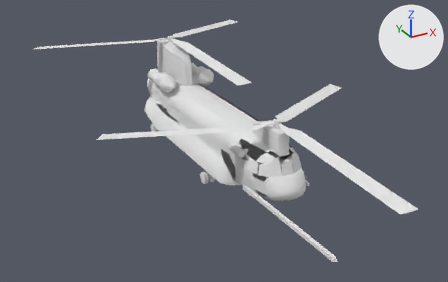
The glTF model src/main/resources/combinedassault_packs/combinedassault/assets/combinedassault/models/aircraft/ch47/ch47.glb as it was, and as the next commit left it.
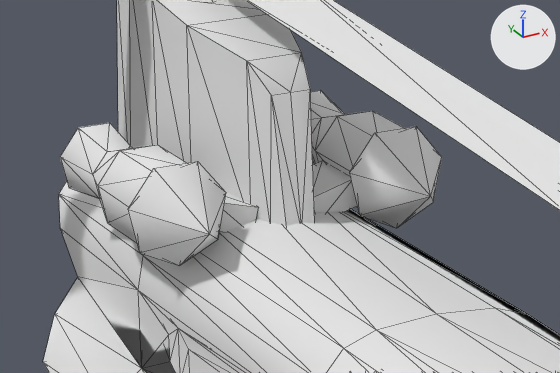
The first picture shows the older version from a camera (50 mm lens) standing at (-15.21, -22.2, 15.46) and looking at (-0.63, 4.3, 2.2). The close-ups show the older and then the newer version on the part from 31% to 52% of the width and 17% to 40% of the height of that picture. Only the edits that show in the close-ups are written down. Arrows for +X, +Y and +Z are at upper right; the lights stay in place. The close-ups show mesh edges as thin lines. Objects named as collision shapes, trigger or cutter boxes, shadow casters or lower levels of detail are left out. Where no turn or scale is listed for an object, it has been applied to the vertices.

Objects in the first close-up: 'body', 'rotor_aft'.
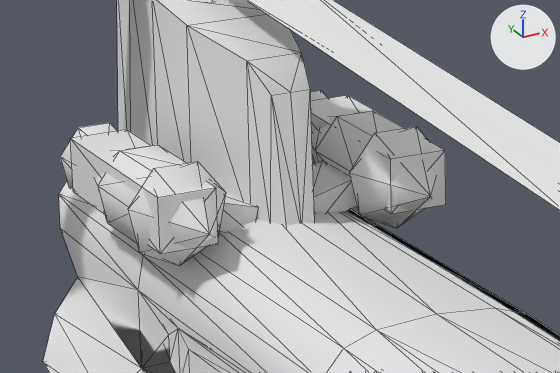
Location of each change, (x1, y1, x2, y2) in pixels of the close-ups (560 x 373 px):
```json
{"object": "hit_engine_2", "change": "added", "after": [70, 130, 218, 254]}
{"object": "hit_engine_1", "change": "added", "after": [311, 95, 446, 214]}
```

The change, as JSON lines over the scene's bpy script:
```json
{"op": "add", "block": "me_hit_engine_2", "code": ["me_hit_engine_2 = bpy.data.meshes.new('hit_engine_2')", "me_hit_engine_2.from_pydata(...)  # a box spanning x -1.65..-1.0, y 9.6..11.9, z 3.55..4.15"]}
{"op": "add", "block": "me_hit_engine_1", "code": ["me_hit_engine_1 = bpy.data.meshes.new('hit_engine_1')", "me_hit_engine_1.from_pydata(...)  # a box spanning x 1.0..1.65, y 9.6..11.9, z 3.55..4.15"]}
{"op": "add", "block": "ob_hit_engine_2", "code": ["ob_hit_engine_2 = bpy.data.objects.new('hit_engine_2', me_hit_engine_2)", "ob_hit_engine_2.location = (0.0, 0.0, 0.0)"]}
{"op": "add", "block": "ob_hit_engine_1", "code": ["ob_hit_engine_1 = bpy.data.objects.new('hit_engine_1', me_hit_engine_1)", "ob_hit_engine_1.location = (0.0, 0.0, 0.0)"]}
```
